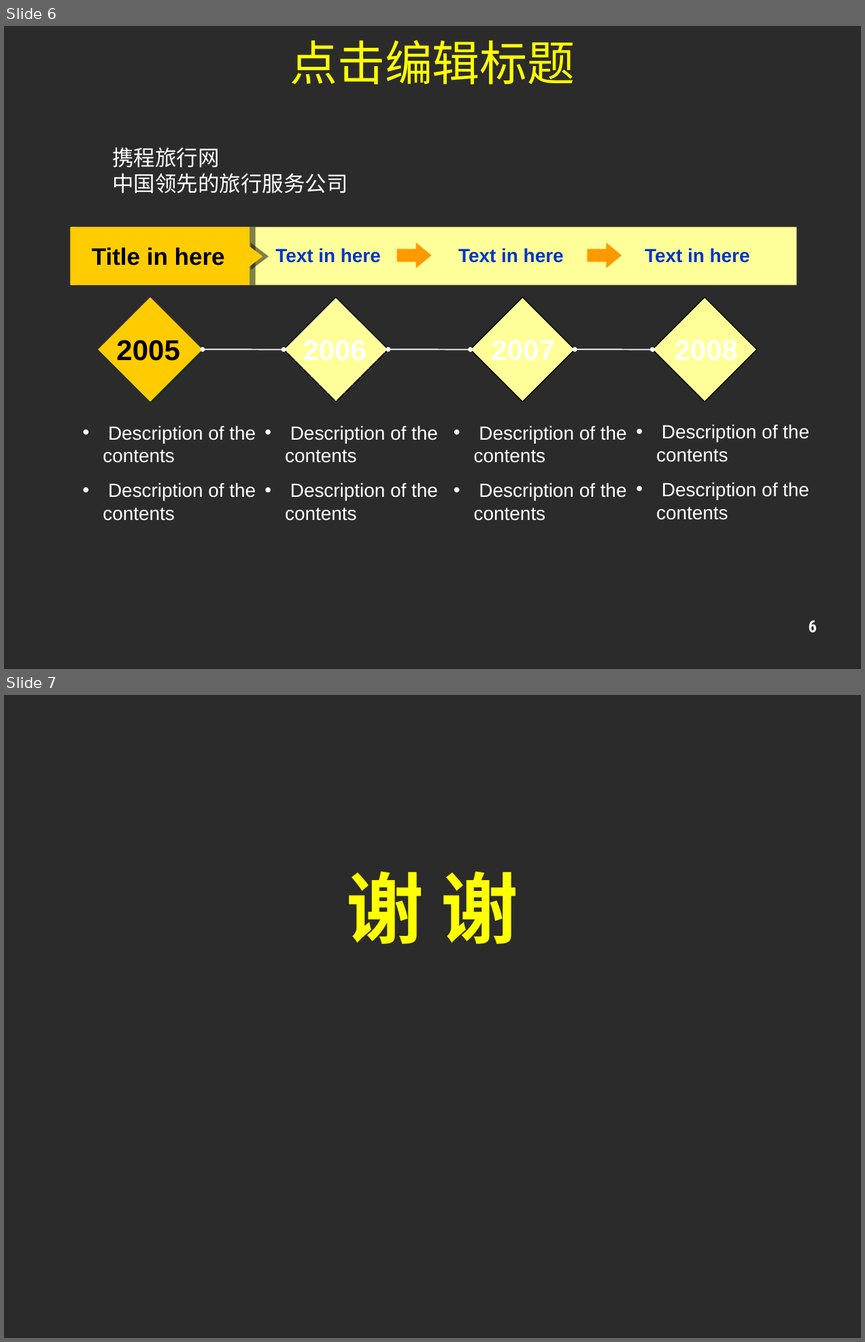
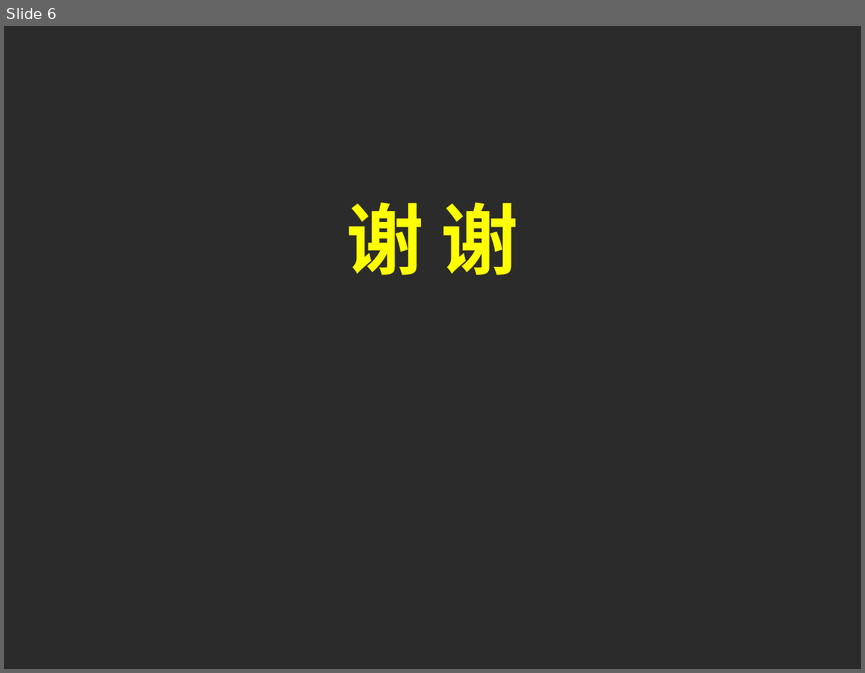
Before and after one commit to rockhe168/MyDocument, a slide deck: PPT/Ctrip/TFS规则.ppt. Shown one above the other, each under a label of ours: slides 6 and 7 before the commit, slide 6 after it. The pictures are 865x1342 and 865x673 pixels, drawn with LibreOffice and Linux fonts; fonts in the diff are those of the drawing; background and template pictures are left out; a plain dark background stands for a picture behind light text. Boxes give left, top, right and bottom in pixels: in the first picture for what was removed or moved away, otherwise in the second. Text is boxed around its words. In the diff, an @@ line names an element or a change of style, - is before the commit and + after.

```diff
--- a/PPT/Ctrip/TFS规则.ppt
+++ b/PPT/Ctrip/TFS规则.ppt
@@ slide 6 removed at (4, 26, 861, 669), background picture (left out) @@
@@ title removed at (290, 40, 575, 84) @@
-点击编辑标题
@@ text removed at (112, 147, 347, 193) @@
-携程旅行网
-中国领先的旅行服务公司
@@ rectangle removed at (70, 227, 249, 285) @@
@@ rectangle removed at (71, 227, 797, 285) @@
@@ text removed at (92, 247, 225, 265) @@
-Title in here
@@ triangle removed at (245, 242, 263, 269) @@
@@ text removed at (275, 248, 381, 263) @@
-Text in here
@@ right arrow removed at (397, 243, 432, 269) @@
@@ text removed at (458, 248, 564, 263) @@
-Text in here
@@ right arrow removed at (587, 243, 621, 269) @@
@@ text removed at (645, 248, 750, 263) @@
-Text in here
@@ diamond removed at (99, 297, 203, 401) @@
@@ diamond removed at (283, 297, 388, 401) @@
@@ diamond removed at (470, 297, 575, 401) @@
@@ diamond removed at (653, 297, 757, 401) @@
@@ text removed at (294, 328, 376, 371) @@
-2006
@@ text removed at (482, 328, 564, 371) @@
-2007
@@ text removed at (116, 339, 179, 361) @@
-2005
@@ double arrow removed from (203, 349) to (283, 349) @@
@@ double arrow removed from (388, 349) to (470, 349) @@
@@ double arrow removed from (575, 349) to (653, 349) @@
@@ text removed at (674, 340, 738, 360) @@
-2008
@@ text removed at (103, 425, 256, 520) @@
-• Description of the contents
-• Description of the contents
@@ text removed at (285, 425, 438, 520) @@
-• Description of the contents
-• Description of the contents
@@ text removed at (474, 425, 627, 520) @@
-• Description of the contents
-• Description of the contents
@@ text removed at (656, 424, 809, 520) @@
-• Description of the contents
-• Description of the contents
@@ page number removed at (808, 620, 817, 633) @@
-6
@@ what was slide 7 is now slide 6 @@
```
Also in this commit, not shown: 1 slide changed, 4 slides added, 4 other slides removed, 10 other files.
